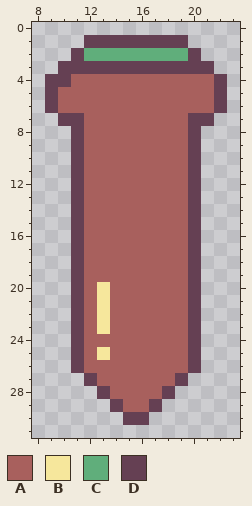
Pixel-art sprite, stored at Art/inv_Art/Health Restore.png. That is the earlier state.
The file is 32x32 pixels. Shown: x 8..23, y 0..31.
Palette (. is transparent): A #a8605d  B #f6e79c  C #60ae7b  D #654053
Pixels before, first column x 9:
 1 ...DDDDDDDD...
 2 ..DCCCCCCCCD..
 3 .DDDDDDDDDDDD.
 4 DDAAAAAAAAAAAD
 5 DAAAAAAAAAAAAD
 6 DAAAAAAAAAAAAD
 7 .DDAAAAAAAADD.
 8 ..DAAAAAAAAD..
 9 ..DAAAAAAAAD..
10 ..DAAAAAAAAD..
11 ..DAAAAAAAAD..
12 ..DAAAAAAAAD..
13 ..DAAAAAAAAD..
14 ..DAAAAAAAAD..
15 ..DAAAAAAAAD..
16 ..DAAAAAAAAD..
17 ..DAAAAAAAAD..
18 ..DAAAAAAAAD..
19 ..DAAAAAAAAD..
20 ..DABAAAAAAD..
21 ..DABAAAAAAD..
22 ..DABAAAAAAD..
23 ..DABAAAAAAD..
24 ..DAAAAAAAAD..
25 ..DABAAAAAAD..
26 ..DAAAAAAAAD..
27 ...DAAAAAAD...
28 ....DAAAAD....
29 .....DAAD.....
30 ......DD......
And afterwards:
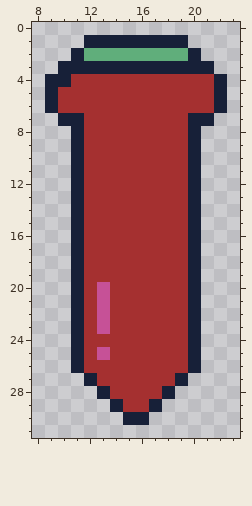
Edits made:
colour A: #a8605d -> #a53030
colour B: #f6e79c -> #c65197
colour D: #654053 -> #172038
Changed places in both pictures, as pixel boxes (x1, y1, x2, y2):
changed: (45, 35, 227, 425)
